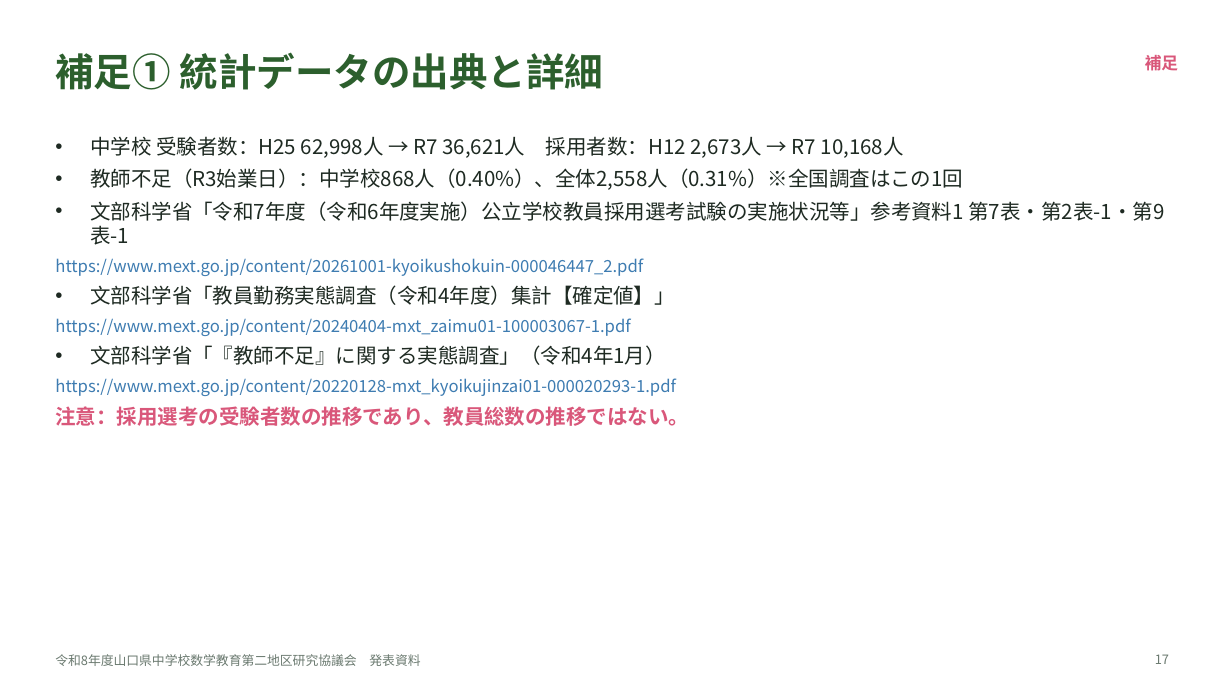
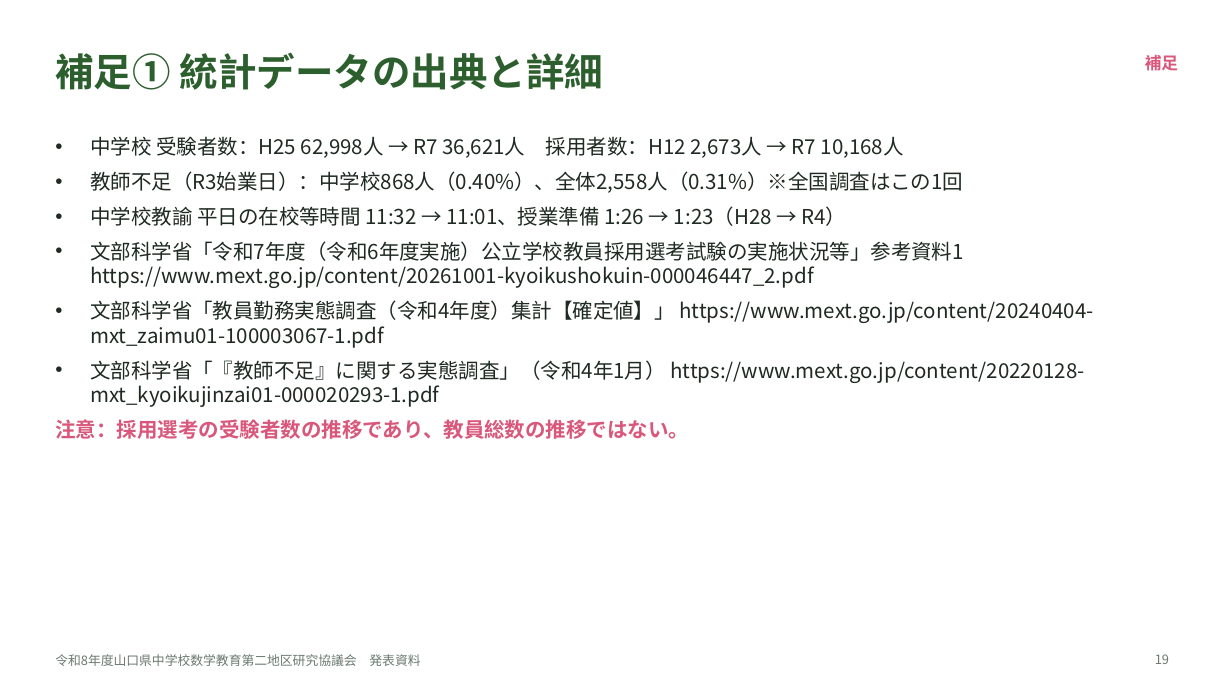
Before and after one commit to margiela14th-sudo/my-ai-project, a slide deck: slide 19 of 07_完成資料/県大会発表_生成AI授業再構築.pptx (slide 17 before the commit). Drawn at 1232x693 pixels with LibreOffice and Linux fonts; fonts in the diff are those of the drawing. Boxes give left, top, right and bottom in pixels: in the first picture for what was removed or moved away, otherwise in the second. Text is boxed around its words. In the diff, an @@ line names an element or a change of style, - is before the commit and + after.

```diff
--- a/07_完成資料/県大会発表_生成AI授業再構築.pptx
+++ b/07_完成資料/県大会発表_生成AI授業再構築.pptx
@@ text at bbox=[55, 136, 963, 439]: more space between paragraphs @@
@@ text at bbox=[90, 206, 1094, 407]: text changed; size 13 to 16 pt; text colour #3E7CB1 to #1E2A22 @@
-• 文部科学省「令和7年度（令和6年度実施）公立学校教員採用選考試験の実施状況等」参考資料1 第7表・第2表-1・第9表-1
-https://www.mext.go.jp/content/20261001-kyoikushokuin-000046447_2.pdf
-• 文部科学省「教員勤務実態調査（令和4年度）集計【確定値】」
-https://www.mext.go.jp/content/20240404-mxt_zaimu01-100003067-1.pdf
-• 文部科学省「『教師不足』に関する実態調査」（令和4年1月）
-https://www.mext.go.jp/content/20220128-mxt_kyoikujinzai01-000020293-1.pdf
+• 中学校教諭 平日の在校等時間 11:32 → 11:01、授業準備 1:26 → 1:23（H28 → R4）
+• 文部科学省「令和7年度（令和6年度実施）公立学校教員採用選考試験の実施状況等」参考資料1 https://www.mext.go.jp/content/20261001-kyoikushokuin-000046447_2.pdf
+• 文部科学省「教員勤務実態調査（令和4年度）集計【確定値】」 https://www.mext.go.jp/content/20240404-mxt_zaimu01-100003067-1.pdf
+• 文部科学省「『教師不足』に関する実態調査」（令和4年1月） https://www.mext.go.jp/content/20220128-mxt_kyoikujinzai01-000020293-1.pdf
@@ page number at bbox=[1155, 654, 1169, 664]: text changed @@
-17
+19
```
Also in this commit, not shown: 13 other slides changed, 6 slides added, 3 slides removed, 14 other files.
